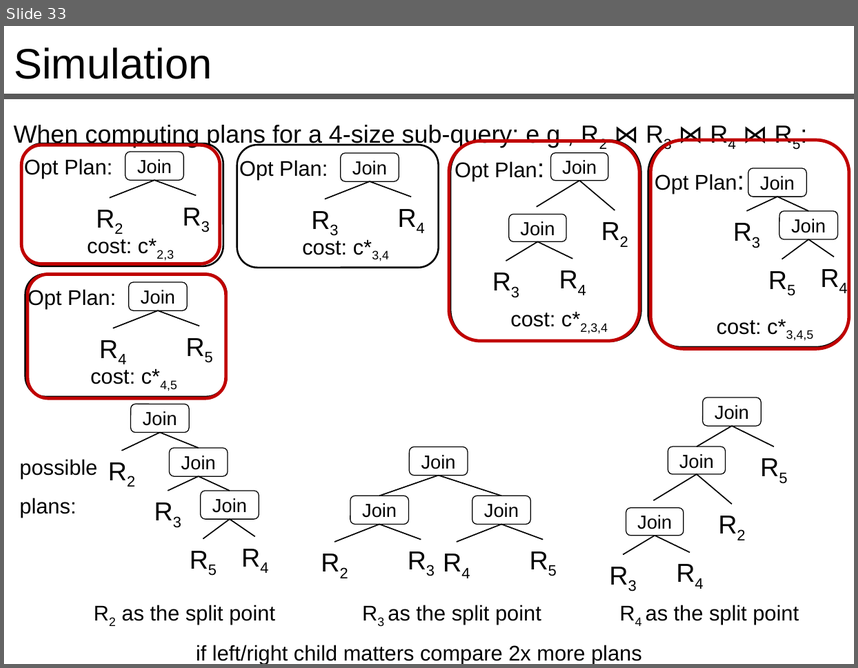
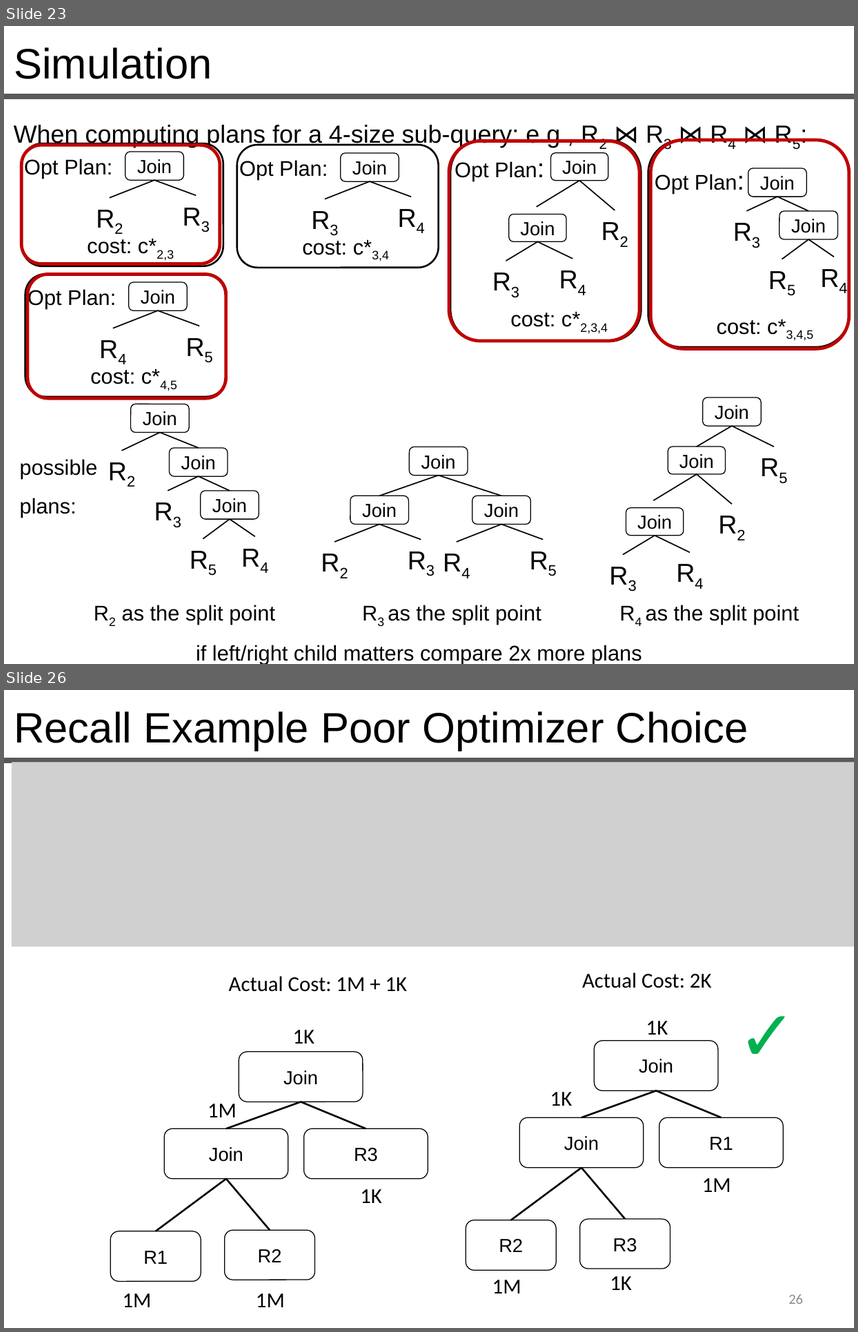
Before and after one commit to queryproc/slides, a slide deck: 15-16-query-optimization.pptx. Shown one above the other, each under a label of ours: slide 33 before the commit, slides 23 and 26 after it; the slides between them are not shown. The pictures are 858x668 and 858x1332 pixels, drawn with LibreOffice and Linux fonts; fonts in the diff are those of the drawing; grey boxes stand for pictures. Boxes give left, top, right and bottom in pixels: in the first picture for what was removed or moved away, otherwise in the second. Text is boxed around its words. In the diff, an @@ line names an element or a change of style, - is before the commit and + after.

```diff
--- a/15-16-query-optimization.pptx
+++ b/15-16-query-optimization.pptx
@@ slide 26 added at <box>4,690,854,1328</box>, background #FFFFFF @@
@@ text added at <box>14,711,749,751</box>, 36 pt, text #000000 @@
+Recall Example Poor Optimizer Choice
@@ line added from (4, 760) to (854, 760), #595959 4.5 pt @@
@@ picture added at <box>12,762,854,947</box> @@
@@ text added at <box>229,976,408,992</box>, 18 pt, text #000000 @@
+Actual Cost: 1M + 1K
@@ text added at <box>582,972,712,988</box>, 18 pt, text #000000 @@
+Actual Cost: 2K
@@ text added at <box>729,986,811,1080</box>, 60 pt, text #00B050 @@
+✓
@@ text added at <box>646,1021,668,1034</box>, 18 pt, text #000000 @@
+1K
@@ text added at <box>293,1029,315,1043</box>, 18 pt, text #000000 @@
+1K
@@ rounded rectangle added at <box>239,1052,363,1101</box>, outline #000000 0.75 pt, 16 pt, text #000000 @@
+Join
@@ text added at <box>208,1103,237,1117</box>, 18 pt, text #000000 @@
+1M
@@ line added from (301, 1101) to (226, 1129), #000000 1.5 pt @@
@@ line added from (301, 1101) to (366, 1129), #000000 1.5 pt @@
@@ text added at <box>550,1092,573,1105</box>, 18 pt, text #000000 @@
+1K
@@ rounded rectangle added at <box>164,1129,288,1179</box>, outline #000000 0.75 pt, 16 pt, text #000000 @@
+Join
@@ rounded rectangle added at <box>304,1129,428,1179</box>, fill #FFFFFF, outline #000000 0.75 pt, 16 pt, text #000000 @@
+R3
@@ line added from (226, 1179) to (155, 1231), #000000 1.5 pt @@
@@ line added from (226, 1179) to (270, 1230), #000000 1.5 pt @@
@@ group added at <box>466,1041,784,1293</box>: 5 rounded rectangles, 4 lines, 3 texts @@
+Join
+R2
+R3
+Join
+R1
+1M
+1K
+1M
@@ text added at <box>360,1189,382,1203</box>, 18 pt, text #000000 @@
+1K
@@ rounded rectangle added at <box>110,1231,201,1281</box>, fill #FFFFFF, outline #000000 0.75 pt, 16 pt, text #000000 @@
+R1
@@ rounded rectangle added at <box>224,1230,314,1279</box>, fill #FFFFFF, outline #000000 0.75 pt, 16 pt, text #000000 @@
+R2
@@ text added at <box>123,1293,152,1307</box>, 18 pt, text #000000 @@
+1M
@@ text added at <box>256,1293,285,1307</box>, 18 pt, text #000000 @@
+1M
@@ page number added at <box>789,1294,803,1303</box>, 12 pt, text #8C8C8C @@
+26
@@ what was slide 33 is now slide 23 @@
```
Also in this commit, not shown: 9 slides changed, 3 other slides added, 1 slide removed, 1 other file.
